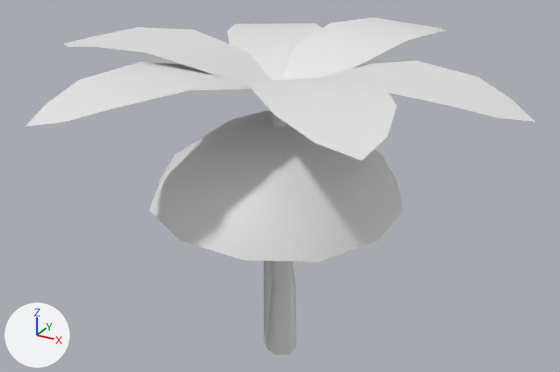
Before and after pictures for a commit that changed the Blender file Assets/Meshes/Trees.blend.
The view is the same before and after, from a camera (50 mm lens) standing at (4.32, -7.82, 6.21) and looking at (-0.08, 0.17, 2.21). Every picture has the same lights, and +X, +Y and +Z are marked at lower left.

Objects in the first picture: 'Tree_01', 'Tree_02'.
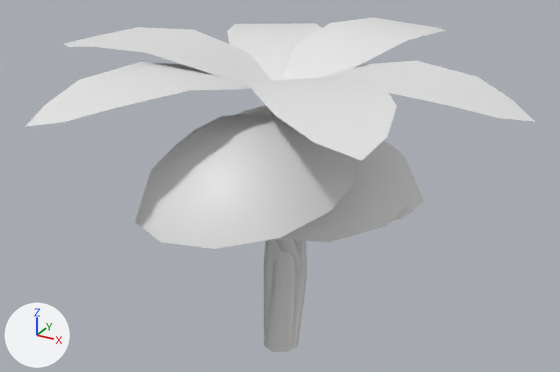
The newer file is also turned or shifted as a whole; pictures and numbers use the older file's frame.

Where the change shows, as pixel boxes (x1, y1, x2, y2) in the pictures (560 x 372 px; the box of a moved part takes in the faces that stretch with it):
'Tree_01', reshaped
    before: (149, 110, 404, 355)
    after: (236, 105, 411, 352)
'Tree_01_02', added
    after: (135, 114, 424, 350)
part 1 of me_cube, moved or reshaped
    before: (266, 261, 296, 355)
    after: (264, 250, 297, 352)
part 2 of me_cube, moved or reshaped
    before: (149, 110, 404, 262)
    after: (236, 105, 411, 242)

Patch to the scene script:
```diff
--- a/Assets/Meshes/Trees.blend.py
+++ b/Assets/Meshes/Trees.blend.py
@@ me_cube @@
 me_cube.from_pydata(...)  # 64 vertices, 51 faces; spans x -1.57..1.5, y -1.5..1.57, z -0.08..3.15
 # used by ob_tree_01; location = (0.0, 0.0, 0.0)
+# me_cube part 1: the loose piece of 24 vertices spanning x -0.16..0.26, y -0.26..0.14, z -0.08..2.93 is turned -5.8 degrees about the x axis through its middle, then moved by (0.0, 0.08, 0.06)
+# me_cube part 2: the loose piece of 40 vertices spanning x -1.57..1.5, y -1.5..1.57, z 2.05..3.15 is turned -4.1 degrees about the x axis through its middle, then moved by (0.0, 0.29, 0.04)
@@ me_cube_1 @@
+me_cube_1.from_pydata(...)  # 128 vertices, 102 faces; spans x -1.57..1.5, y -0.2..3.35, z -2.33..2.08
+me_cube_1.polygons.foreach_set('use_smooth', [True] * 102)
@@ ob_tree_01_02 @@
+ob_tree_01_02 = bpy.data.objects.new('Tree_01_02', me_cube_1)
+ob_tree_01_02.location = (0.0, 0.022, 0.094)
+ob_tree_01_02.rotation_euler = (1.571, 0.0, 0.0)  # degrees (90, 0, 0)
```
